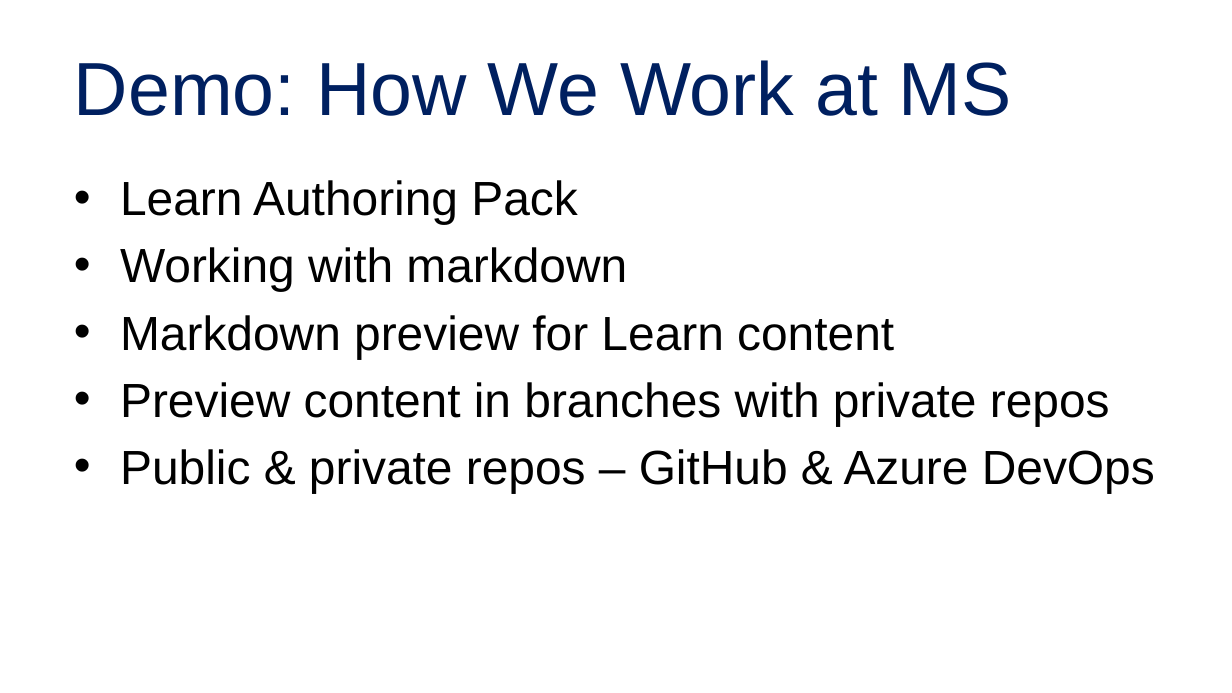
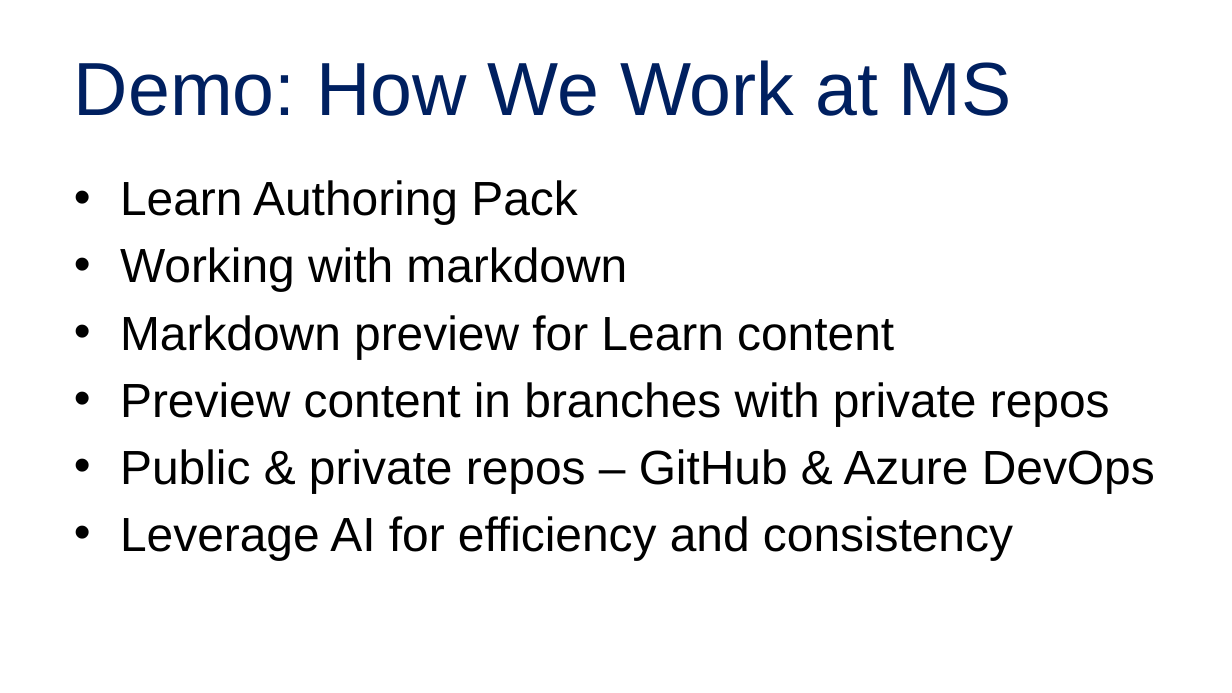
Before and after one commit to alvinashcraft/speaking, a slide deck: slide 20 of 2025/1116_VSLiveOrlando/Contributing to Learn/VSLive Orlando 25 - Become a MS Learn Contributor_AlvinAshcraft.pptx. Drawn at 1232x693 pixels with LibreOffice and Linux fonts; fonts in the diff are those of the drawing; background and template pictures are left out. Boxes give left, top, right and bottom in pixels: in the first picture for what was removed or moved away, otherwise in the second. Text is boxed around its words. In the diff, an @@ line names an element or a change of style, - is before the commit and + after.

```diff
--- a/2025/1116_VSLiveOrlando/Contributing to Learn/VSLive Orlando 25 - Become a MS Learn Contributor_AlvinAshcraft.pptx
+++ b/2025/1116_VSLiveOrlando/Contributing to Learn/VSLive Orlando 25 - Become a MS Learn Contributor_AlvinAshcraft.pptx
@@ text at (120, 516, 1013, 560): paragraph added @@
+• Leverage AI for efficiency and consistency
```
Also in this commit, not shown: 14 other slides changed.
